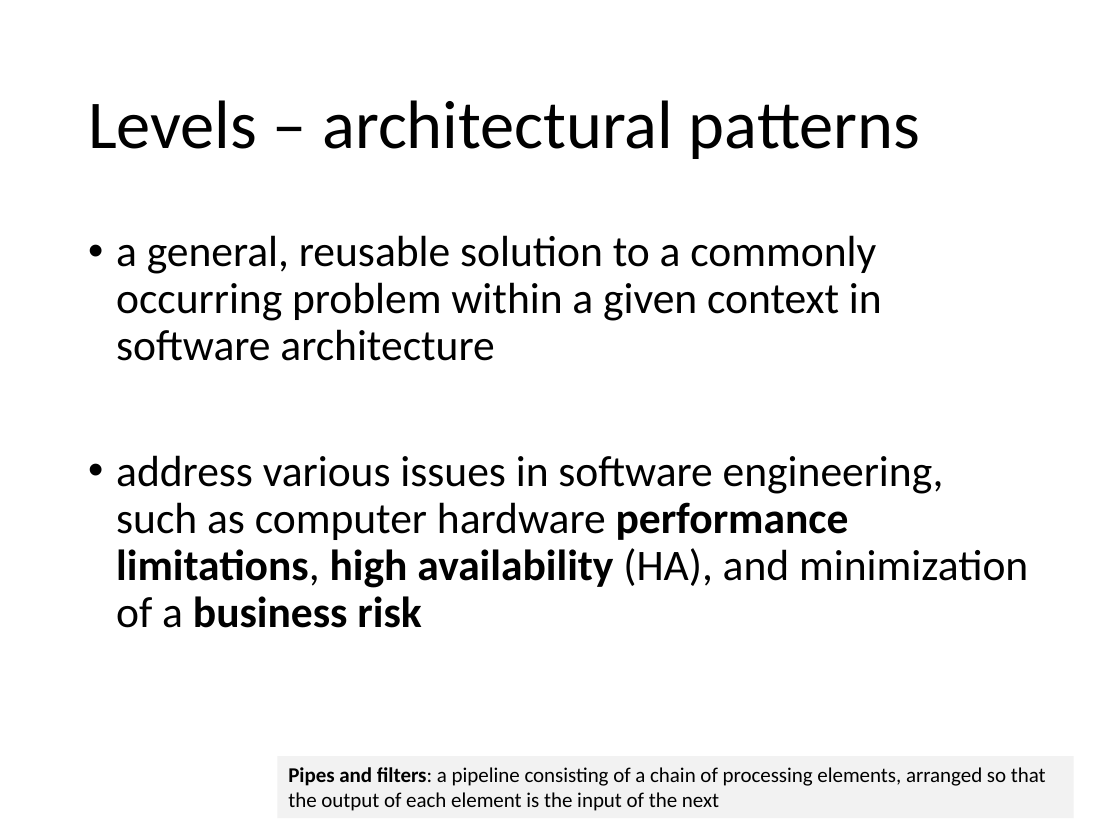
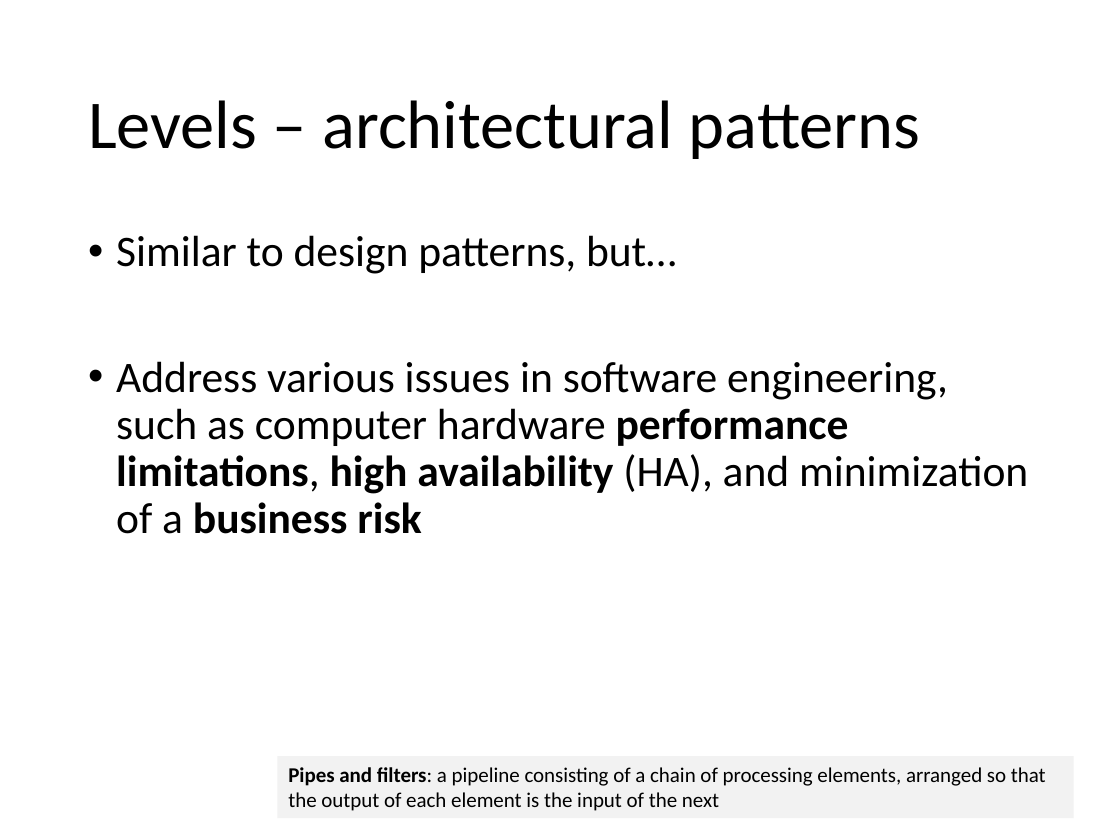
Before and after one commit to itascode/SU_SEGR_5240_18SQ, a slide deck: slide 12 of 03 - Patterns of Software Architecture.pptx. Drawn at 1120x840 pixels with LibreOffice and Linux fonts; fonts in the diff are those of the drawing. Boxes give left, top, right and bottom in pixels: in the first picture for what was removed or moved away, otherwise in the second. Text is boxed around its words. In the diff, an @@ line names an element or a change of style, - is before the commit and + after.

Commit message:
More edits

```diff
--- a/03 - Patterns of Software Architecture.pptx
+++ b/03 - Patterns of Software Architecture.pptx
@@ text at <box>116,235,1028,534</box>: text changed @@
-• a general, reusable solution to a commonly occurring problem within a given context in software architecture
-• address various issues in software engineering, such as computer hardware performance limitations, high availability (HA), and minimization of a business risk
+• Similar to design patterns, but…
+• Address various issues in software engineering, such as computer hardware performance limitations, high availability (HA), and minimization of a business risk
```
Also in this commit, not shown: 6 other slides changed.
